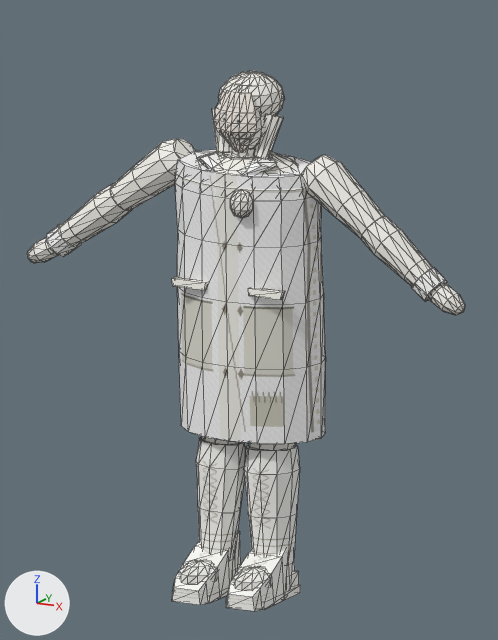
A saved change to the Blender file ArtSource/VillageLife/SewingWoman.blend.
Before and after are seen from the file's camera 'ReviewCamera'. Every picture has the same lights, and +X, +Y and +Z are marked at lower left. The picture after the commit comes second. Mesh edges are drawn as thin lines.
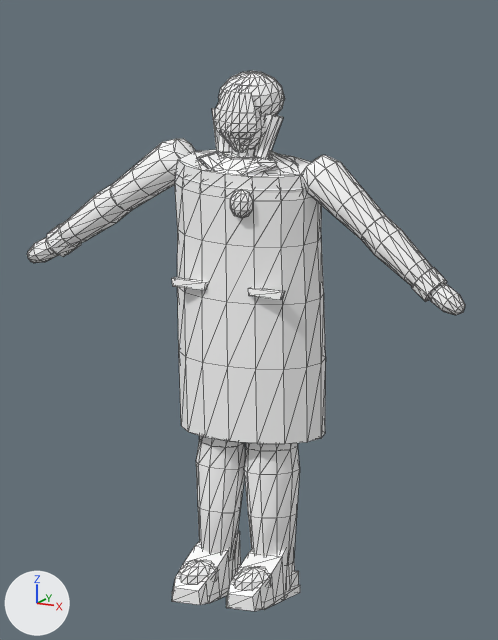
The change, as a list of edits to the scene's bpy script:
```text
Change mat_mat_player3dlit:
    remove # nodes: BsdfPrincipled, MixRGB, ObjectInfo, OutputMaterial, TexImage
    remove # uses the picture img_sewingwomanatlas_png
    nodes: BsdfPrincipled, ObjectInfo, OutputMaterial
Change me_clo_thigh_r_mesh:
    used by ob_clo_thigh_r; location = (-0.092, -0.004, 0.878)
    remove me_clo_thigh_r_mesh.from_pydata(...)  # 40 vertices, 32 faces; spans x -0.104..0.091, y -0.09..0.102, z -0.396..-0.012
    add me_clo_thigh_r_mesh.from_pydata(...)  # 40 vertices, 32 faces; spans x -0.104..0.091, y -0.091..0.102, z -0.395..-0.012
    me_clo_thigh_r_mesh part 1: all 10 vertices in x -0.068..0.076, y -0.081..0.055, z -0.396..-0.389 are multiplied about their middle by the matrix ((1.092, 0.121, 0.049), (-0.119, 1.092, -0.055), (-0.055, 0.05, 1.098)), then moved by (0.0, -0.003, -0.001)
```

Where the change shows, as pixel boxes [x1, y1, x2, y2] in the pictures (498 x 640 px):
'CLO_SleeveUpper.L', surface changed: [301, 155, 385, 238] in both
'CLO_SleeveUpper.R', surface changed: [110, 139, 192, 210] in both
'CLO_SleeveLower.L', surface changed: [361, 216, 424, 282] in both
'CLO_SleeveLower.R', surface changed: [63, 184, 130, 241] in both
'GEO_FaceSurface', surface changed: [214, 89, 257, 152] in both
'CLO_HeadscarfCrown', surface changed: [218, 72, 282, 115] in both
'CLO_WoolShawl', surface changed: [175, 153, 307, 193] in both
'GEO_Hand.L', surface changed: [430, 284, 462, 312] in both
'CLO_HeadscarfSide.L', surface changed: [253, 114, 283, 159] in both
'GEO_BootToeCap.R', surface changed: [180, 560, 213, 584] in both
'GEO_BootToeCap.L', surface changed: [234, 567, 267, 591] in both
'CLO_ShawlTie', surface changed: [230, 189, 253, 217] in both
'GEO_Hand.R', surface changed: [28, 237, 50, 260] in both
'CLO_Thigh.L', surface changed: [248, 443, 295, 451] in both
'CLO_PocketFlap.L', surface changed: [248, 288, 284, 300] in both
'CLO_PocketFlap.R', surface changed: [172, 277, 207, 290] in both
'GEO_Head', surface changed: [226, 111, 265, 149] in both
'CLO_Thigh.R', surface changed, reshaped: before [201, 436, 241, 445]; after [199, 435, 244, 448]
'CLO_HeadscarfSide.R', surface changed: [212, 108, 230, 153] in both
'GEO_Neck', surface changed: [230, 145, 255, 156] in both
'CLO_ScarfNeck', surface changed: [223, 152, 259, 158] in both
